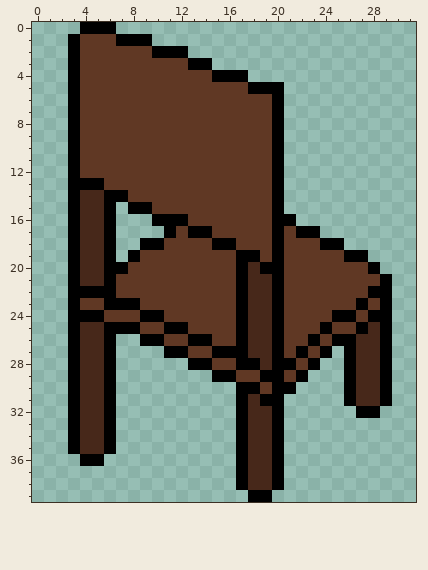
File history of a pixel-art sprite, sprites/spr_chair_3/layers/ebd22f4b-b98f-46fe-9f23-bff3933f091e/e074046a-573f-480e-866f-b7d3e92b401d.png. Above is the file before it was changed.
The file is 32x40 pixels.
And afterwards:
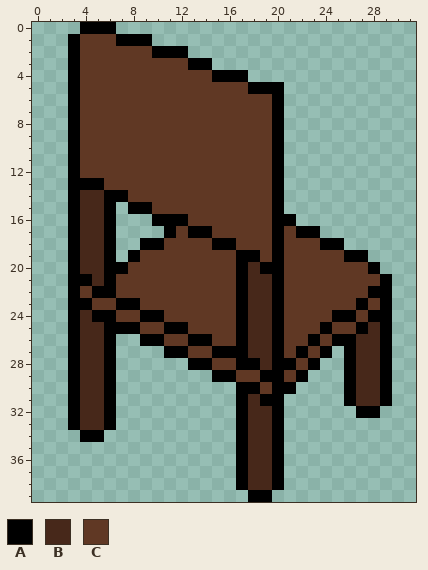
Palette (. is transparent): A #000000  B #47281a  C #603824
Edits made:
@@ x 2..8 @@
 20 .ABBAAC
-21 .ABBACC
-22 .AAAACC
-23 .ACCAAA
-24 .AAACCC
+21 .AABACC
+22 .ACAACC
+23 .AACCAA
+24 .ABAACC
 25 .ABBAAA
@@ x 1..8 @@
 33 ..ABBA..
-34 ..ABBA..
-35 ..ABBA..
-36 ...AA...
+34 ...AA...
+35 ........
+36 ........
 37 ........
